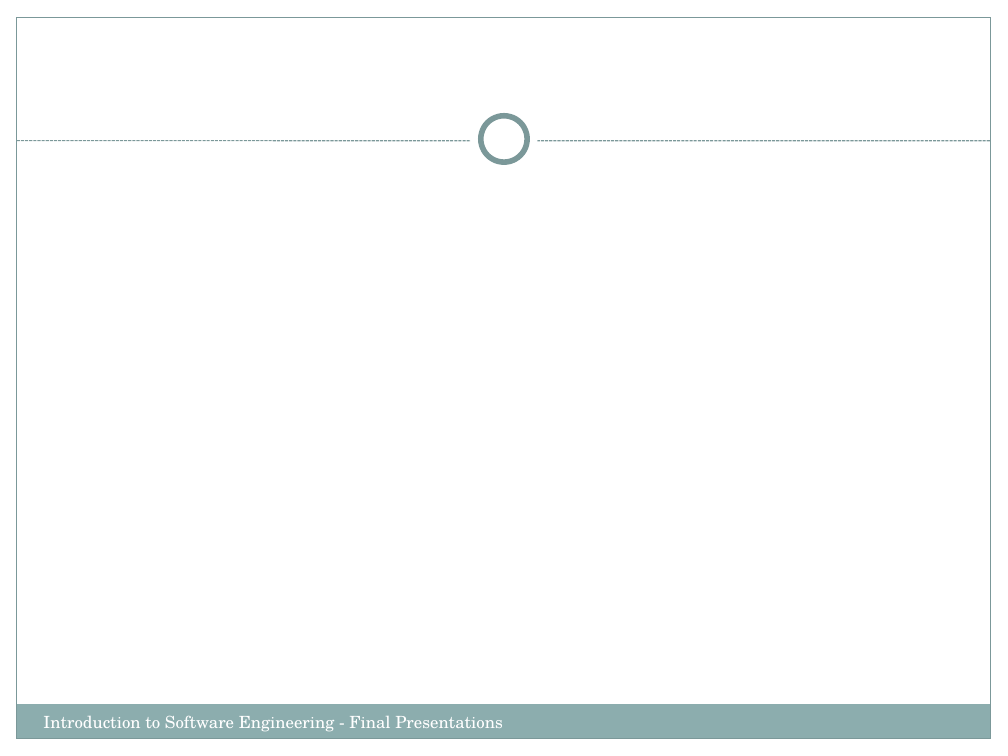
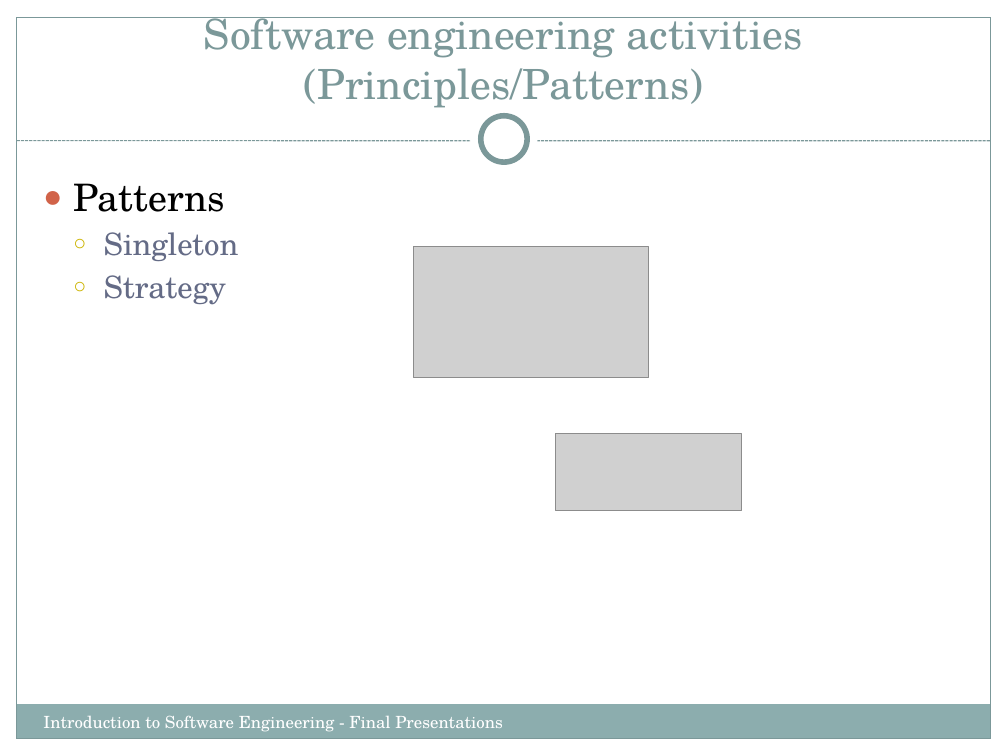
Before and after one commit to Cyber-Punk-REAS/the_project, a slide deck: slide 13 of IntroSWEng.FinalPresentations.pptx (slide 21 before the commit). Drawn at 1008x756 pixels with LibreOffice and Linux fonts; fonts in the diff are those of the drawing; grey boxes stand for pictures. Boxes give left, top, right and bottom in pixels: in the first picture for what was removed or moved away, otherwise in the second. Text is boxed around its words. In the diff, an @@ line names an element or a change of style, - is before the commit and + after.

```diff
--- a/IntroSWEng.FinalPresentations.pptx
+++ b/IntroSWEng.FinalPresentations.pptx
@@ title added at [204, 17, 803, 108], 29.7 pt, text #7C999A @@
+Software engineering activities
+(Principles/Patterns)
@@ text added at [73, 183, 239, 305], 22 pt, text #646B86 @@
+● Patterns
+  ○ Singleton
+  ○ Strategy
@@ picture added at [413, 247, 648, 378] @@
@@ picture added at [555, 433, 742, 510] @@
```
Also in this commit, not shown: 13 other slides changed, 1 slide added, 1 slide removed.
